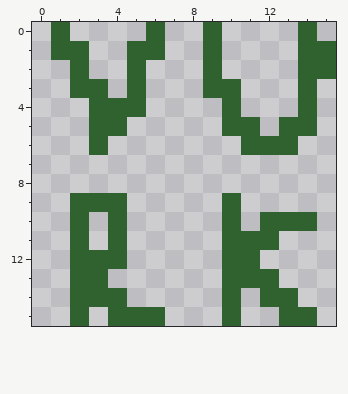
One commit to this pixel-art file: src/res/tileset_scene1.aseprite. The first picture shows the starting point.
16x16 pixels, 1 frame.
Now the later version:
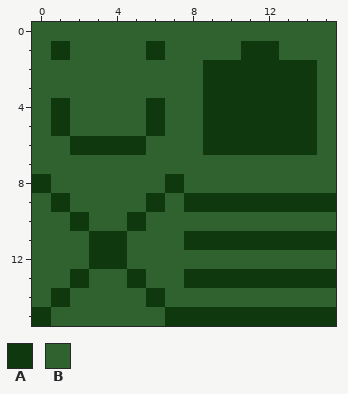
Palette (. is transparent): A #0f380f  B #306230
What changed:
@@ x 0..15 @@
- 0 .B....B..B....B.
- 1 .BB..BB..B....BB
- 2 ..B..B...B....BB
- 3 ..BB.B...BB...B.
- 4 ...BBB....B...B.
- 5 ...BB.....BB.BB.
- 6 ...B.......BBB..
- 7 ................
- 8 ................
- 9 ..BBB.....B.....
-10 ..B.B.....B.BBB.
-11 ..B.B.....BBB...
-12 ..BBB.....BB....
-13 ..BB......BBB...
-14 ..BBB.....B.BB..
-15 ..B.BBB...B..BB.
+ 0 BBBBBBBBBBBBBBBB
+ 1 BABBBBABBBBAABBB
+ 2 BBBBBBBBBAAAAAAB
+ 3 BBBBBBBBBAAAAAAB
+ 4 BABBBBABBAAAAAAB
+ 5 BABBBBABBAAAAAAB
+ 6 BBAAAABBBAAAAAAB
+ 7 BBBBBBBBBBBBBBBB
+ 8 ABBBBBBABBBBBBBB
+ 9 BABBBBABAAAAAAAA
+10 BBABBABBBBBBBBBB
+11 BBBAABBBAAAAAAAA
+12 BBBAABBBBBBBBBBB
+13 BBABBABBAAAAAAAA
+14 BABBBBABBBBBBBBB
+15 ABBBBBBAAAAAAAAA
